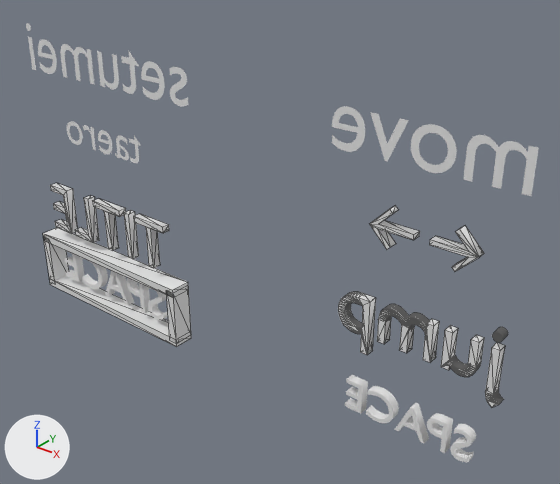
The OBJ model DirectXGame/Resources/ExplanationScene/ExplanationScene.obj as it was, and as the next commit left it.
Rendered twice from a 50 mm lens placed at (39.6, -44.2, 26.3), pointed at (2.2, 2.5, -2.6). The axes (+X, +Y, +Z) are drawn at lower left. The lights are the same throughout. The first picture is the older version. Mesh edges are drawn as thin lines on the coarser meshes. Where no turn or scale is listed for an object, it has been applied to the vertices. Vertices at exactly the same position are counted once.

Script lines for the objects in view, before the commit:
```python
me_テキスト = bpy.data.meshes.new('テキスト')
me_テキスト.from_pydata(...)  # 36 vertices, 64 faces; spans x 12.75..21.3, y -0.4..0.4, z 1.5..4.68
me_テキスト.materials.append(mat_マテリアル)  # white #e7e7e7
me_立方体_001 = bpy.data.meshes.new('立方体.001')
me_立方体_001.from_pydata(...)  # a box spanning x -27.7..-7.8, y -1.0..1.0, z -10.2..-9.3
me_立方体_001.materials.append(mat_マテリアル_007)  # white #e7e7e7
me_立方体_002 = bpy.data.meshes.new('立方体.002')
me_立方体_002.from_pydata(...)  # a box spanning x -27.7..-7.8, y -1.0..1.0, z -15.6..-14.8
me_立方体_002.materials.append(mat_マテリアル_007)  # white #e7e7e7
me_立方体_003 = bpy.data.meshes.new('立方体.003')
me_立方体_003.from_pydata(...)  # a box spanning x -8.7..-7.76, y -1.0..1.0, z -15.24..-9.67
me_立方体_003.materials.append(mat_マテリアル_007)  # white #e7e7e7
me_立方体_008 = bpy.data.meshes.new('立方体.008')
me_立方体_008.from_pydata(...)  # a box spanning x -27.67..-26.72, y -1.0..1.0, z -15.24..-9.67
me_立方体_008.materials.append(mat_マテリアル_007)  # white #e7e7e7
ob_テキスト = bpy.data.objects.new('テキスト', me_テキスト)
ob_テキスト.location = (0.0, 0.0, 0.0)
ob_立方体_001 = bpy.data.objects.new('立方体.001', me_立方体_001)
ob_立方体_001.location = (0.0, 0.0, 0.0)
ob_立方体_002 = bpy.data.objects.new('立方体.002', me_立方体_002)
ob_立方体_002.location = (0.0, 0.0, 0.0)
ob_立方体_003 = bpy.data.objects.new('立方体.003', me_立方体_003)
ob_立方体_003.location = (0.0, 0.0, 0.0)
ob_立方体_008 = bpy.data.objects.new('立方体.008', me_立方体_008)
ob_立方体_008.location = (0.0, 0.0, 0.0)
# also in view: 'テキスト.004' at (-17.1, 0.0, 3.1); 'テキスト.001' at (17.2, 0.0, -5.0); 'SPACE.001' at (-17.7, 0.0, -12.1); 'テキスト.002' at (16.5, 0.0, 9.6); 'テキスト.005' at (-17.6, 0.0, -5.9)
```
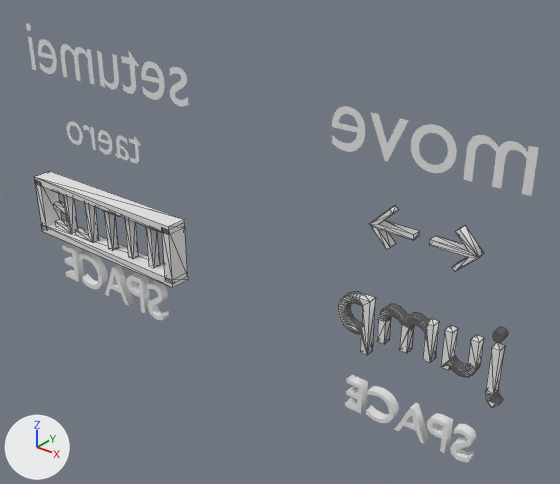
Location of each change, (x1, y1, x2, y2) in pixels of the pictures (560 x 484 px):
'立方体.001', moved
    before: (43, 228, 189, 298)
    after: (35, 171, 185, 235)
'立方体.002', moved
    before: (50, 276, 191, 347)
    after: (42, 224, 188, 288)
'立方体.003', moved
    before: (166, 290, 191, 344)
    after: (162, 228, 188, 283)
'立方体.008', moved
    before: (43, 236, 69, 284)
    after: (36, 182, 62, 229)

The edits, one by one:
me_立方体_001 is used by ob_立方体_001; location (0.0, 0.0, 0.0).
me_立方体_001 had 8 vertices, 12 faces and spanned x -27.7..-7.8, y -1.0..1.0, z -10.2..-9.3.
me_立方体_001 now has 8 vertices, 12 faces and spans x -27.7..-7.8, y -1.0..1.0, z -3.6..-2.8.
me_立方体_001 part 1: the whole mesh is moved by (0.0, 0.0, 6.5).
me_立方体_002 is used by ob_立方体_002; location (0.0, 0.0, 0.0).
me_立方体_002 had 8 vertices, 12 faces and spanned x -27.7..-7.8, y -1.0..1.0, z -15.6..-14.8.
me_立方体_002 now has 8 vertices, 12 faces and spans x -27.7..-7.8, y -1.0..1.0, z -9.1..-8.3.
me_立方体_002 part 2: the whole mesh is moved by (0.0, 0.0, 6.5).
me_立方体_003 is used by ob_立方体_003; location (0.0, 0.0, 0.0).
me_立方体_003 had 8 vertices, 12 faces and spanned x -8.7..-7.76, y -1.0..1.0, z -15.24..-9.67.
me_立方体_003 now has 8 vertices, 12 faces and spans x -8.7..-7.76, y -1.0..1.0, z -8.71..-3.14.
me_立方体_003 part 3: the whole mesh is moved by (0.0, 0.0, 6.52).
me_立方体_008 is used by ob_立方体_008; location (0.0, 0.0, 0.0).
me_立方体_008 had 8 vertices, 12 faces and spanned x -27.67..-26.72, y -1.0..1.0, z -15.24..-9.67.
me_立方体_008 now has 8 vertices, 12 faces and spans x -27.67..-26.72, y -1.0..1.0, z -8.71..-3.14.
me_立方体_008 part 4: the whole mesh is moved by (0.0, 0.0, 6.52).
